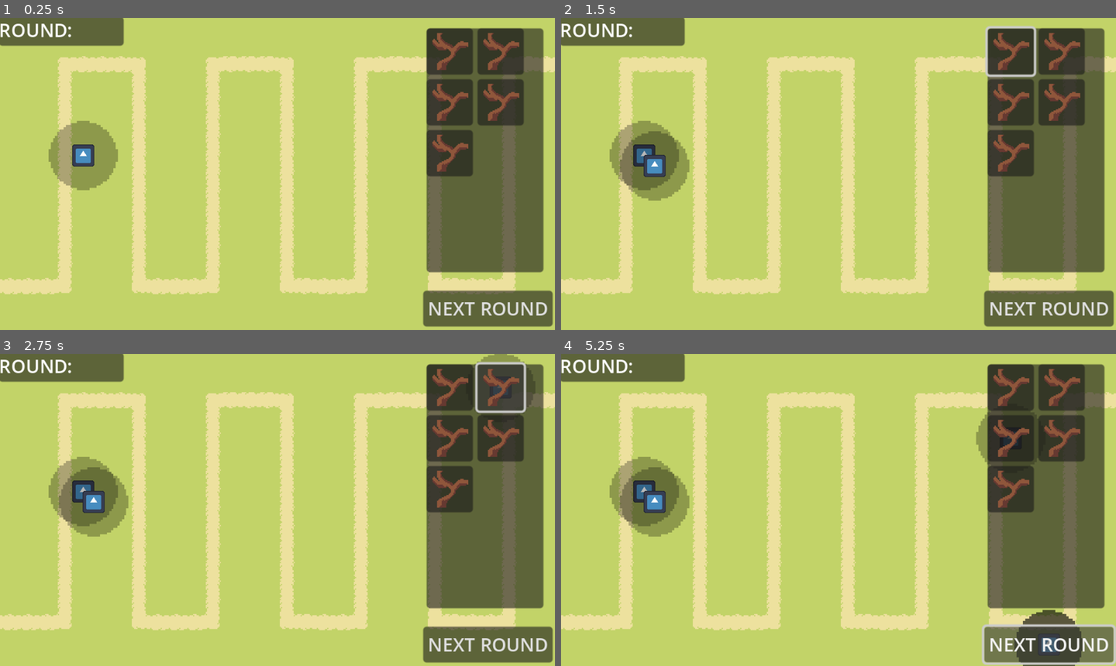
Above: before the commit, frames 1-4 (two rows, left to right).
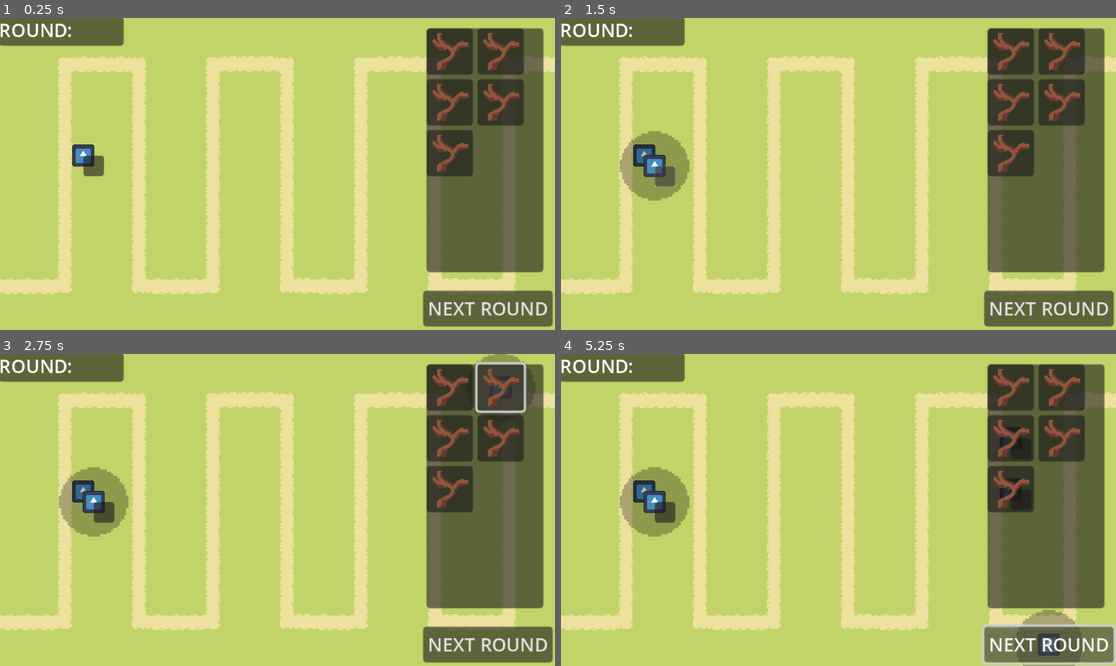
Above: after the commit, the same moments.

Repository: MindVisceral/BoneTD
Game: Godot game, scene res://Levels/Level1/Level1.tscn
The game is run twice, just before and just after one commit, with the same random seed, the same clock (stepped at 60 frames per second) and the same inputs. The engine's default icon, where the game draws it, is replaced by a stand-in: a white triangle on a blue panel in a dark square.
Inputs (mouse positions are in pixels of both pictures, inside the frame that each line leads up to):
- Up to frame 1 (0.25 s): no input
- Up to frame 2 (1.5 s): click (1010, 52) at 0.5 s; click (655, 164) at 1.27 s
- Up to frame 3 (2.75 s): click (499, 388) at 2 s
- Up to frame 4 (5.25 s): click (1010, 438) at 2.75 s; click (1060, 438) at 3.5 s; click (1010, 488) at 4.25 s; click "NEXT ROUND" at 5 s

The runs differ from the first frame. In frame 1, 1.9% of the frame differs, in the area x 8-22%, y 32-56%; in frame 2, 2.0%; in frame 3, 1.7%; in frame 4, 3.3%, in the area x 8-94%, y 18-100%.

Commit message:
Exclusive Tower selection with Globals Autoload

Diff:
--- a/Entities/Enemies/BaseEnemy/BaseSelectButton.gd
+++ b/Entities/Enemies/BaseEnemy/BaseSelectButton.gd
@@ -11,4 +11,7 @@
 ## This button has been pressed, the Player wants to place this button's Tower.
 ## The TowerHandler will handle that.
 func _on_pressed() -> void:
-	tower_handler.prepare_new_tower(tower_reference)
+	## Only allow the Player to pick and place one Tower at a time.
+	## TempTower Node also checks for this.
+	if Globals.player_placing_tower == false:
+		tower_handler.prepare_new_tower(tower_reference)
--- a/Entities/Towers/BaseTower/BaseTower.gd
+++ b/Entities/Towers/BaseTower/BaseTower.gd
@@ -104,6 +104,10 @@
 
 
 func _ready() -> void:
+	## The update_tower_visuals function is called whenever the Globals Autoload
+	## fires the new_tower_selected signal - which is when a new Tower is selected.
+	Globals.new_tower_selected.connect(update_tower_visuals)
+
 	update_tower_visuals()
 
 	## Set ShotDelayTimer's wait_time and start it up
@@ -238,9 +242,43 @@
 	## be range_to_range_visuals_rate. This value depends on the the actual
 	## TowerRangeVisuals Texture's resolution.
 	## If that is changed, so must be range_to_range_visuals_rate.
-	tower_range_visuals.scale = Vector2( \
-		tower_range_collider.shape.radius * range_to_range_visuals_rate,
-		tower_range_collider.shape.radius * range_to_range_visuals_rate)
-
-	## presumably, bullet sprite should be included here too,
-	## among other stuff. WIP
+	if tower_range_collider.shape: ## This is here to avoid constant errors in Editor
+		tower_range_visuals.scale = Vector2( \
+			tower_range_collider.shape.radius * range_to_range_visuals_rate,
+			tower_range_collider.shape.radius * range_to_range_visuals_rate)
+
+
+	## Everything that follows only matters when not in Editor
+	if !Engine.is_editor_hint():
+
+		## Toggle TowerRangeVisuals visibility;
+		## If a Tower is selected...
+		if Globals.player_selected_tower == true:
+			## And the selected Tower is this Tower...
+			if Globals.selected_tower_ref == self:
+				## Make this Tower's TowerRangeVisuals visible
+				tower_range_visuals.visible = true
+			## Otherwise, make TowerRangeVisuals invisible
+			else:
+				tower_range_visuals.visible = false
+
+
+
+		## presumably, bullet sprite should be included here too,
+		## among other stuff. WIP
+
+
+
+func _on_tower_selection_pressed() -> void:
+	print("PRESSED")
+
+	## We only care about the Player selecting this Tower if they're not currently placing a Tower
+	if Globals.player_placing_tower == false:
+		## Make it known that a Tower is currently selected and that it is this Tower
+		Globals.player_selected_tower = true
+		Globals.selected_tower_ref = self
+
+	## Other Tower must be know that they are not selected!
+	Globals.new_tower_selected.emit()
+
+	update_tower_visuals()
--- a/Entities/Towers/BaseTower/BaseTower.tscn
+++ b/Entities/Towers/BaseTower/BaseTower.tscn
@@ -18,6 +18,7 @@
 Tower = NodePath("..")
 
 [node name="TowerRangeVisuals" type="Sprite2D" parent="."]
+visible = false
 modulate = Color(1, 1, 1, 0.27451)
 texture = ExtResource("3_33okv")
 
@@ -34,4 +35,24 @@
 [node name="ShotDelayTimer" type="Timer" parent="."]
 one_shot = true
 
+[node name="TowerSelection" type="Button" parent="."]
+clip_contents = true
+offset_left = -9.0
+offset_top = -9.0
+offset_right = 9.0
+offset_bottom = 9.0
+grow_horizontal = 2
+grow_vertical = 2
+size_flags_horizontal = 4
+size_flags_vertical = 4
+auto_translate = false
+localize_numeral_system = false
+mouse_default_cursor_shape = 2
+action_mode = 0
+shortcut_feedback = false
+shortcut_in_tooltip = false
+clip_text = true
+
+[connection signal="pressed" from="TowerSelection" to="." method="_on_tower_selection_pressed"]
+
 [editable path="TowerRange"]
--- a/Entities/Towers/StickGuy/StickGuy.tscn
+++ b/Entities/Towers/StickGuy/StickGuy.tscn
@@ -13,21 +13,33 @@
 tower_sprite = NodePath("RotationPivot/Sprite")
 tower_collider = NodePath("Collider")
 bullet_scene = ExtResource("2_ddlig")
-shot_delay = 0.5
-bullet_speed = 3
-bullet_damage = 0
-bullet_piercing_amount = 4
+shot_delay = 0.7
+bullet_speed = 0
+bullet_piercing_amount = 9999
 
 [node name="Collider" parent="TowerRange" index="0"]
 shape = SubResource("CircleShape2D_2ixhf")
 
 [node name="TowerRangeVisuals" parent="." index="1"]
+visible = false
 scale = Vector2(1.875, 1.875)
+
+[node name="BulletSpawnPoint" parent="RotationPivot" index="1"]
+position = Vector2(25, 0)
 
 [node name="Collider" parent="." index="3"]
 shape = SubResource("CircleShape2D_bok23")
 
 [node name="ShotDelayTimer" parent="." index="4"]
-wait_time = 0.5
+wait_time = 0.7
+
+[node name="TowerSelection" parent="." index="5"]
+anchors_preset = 0
+offset_left = 0.0
+offset_top = 0.0
+offset_right = 18.0
+offset_bottom = 18.0
+grow_horizontal = 1
+grow_vertical = 1
 
 [editable path="TowerRange"]
--- a/Entities/Towers/TempTower.gd
+++ b/Entities/Towers/TempTower.gd
@@ -42,6 +42,9 @@
 var new_tower: BaseTower
 
 func _ready() -> void:
+	## Register that the Player is currently holding and trying to place a Tower
+	Globals.player_placing_tower = true
+
 	call_deferred("setup")
 
 ## Make this Node follow the mouse until it's queue_free()-d
@@ -60,10 +63,12 @@
 			new_tower.global_position = self.global_position
 			towers_node_reference.add_child(new_tower)
 
+			Globals.player_placing_tower = false
 			self.queue_free()
 
 	## Cancel placing the Tower.
 	elif Input.is_action_just_pressed("RMB"):
+		Globals.player_placing_tower = false
 		self.queue_free()
 
 
--- /dev/null
+++ b/Globals.gd
@@ -0,0 +1,29 @@
+extends Node
+#####
+## THIS IS THE GLOBALS SCRIPT!
+## It's an Autoload, loaded the moment the game is launched, in every single scene,
+## accesible by every Node in the Tree.
+#####
+
+#####
+## Tower placing stuff
+#####
+
+## Is the Player holding and currently trying to place down a Tower?
+## This action should prevent some Inputs from registering, like selecting a placed Tower.
+var player_placing_tower: bool = false
+
+
+
+#####
+## Tower selection stuff
+#####
+
+signal new_tower_selected
+
+## Does the Player have a Tower selected right now?
+## This allows for a Tower's upgrade menu to show up. Only one Tower may be selected at a time.
+var player_selected_tower: bool = false
+#
+## Which Tower specifically is selected at the moment?
+var selected_tower_ref: BaseTower = null
--- a/Levels/Level1/Level1.tscn
+++ b/Levels/Level1/Level1.tscn
@@ -464,6 +464,7 @@
 grow_vertical = 2
 size_flags_horizontal = 4
 size_flags_vertical = 4
+mouse_filter = 2
 
 [node name="Panel" type="Panel" parent="TemporaryGUI"]
 layout_mode = 1
@@ -478,6 +479,7 @@
 offset_bottom = -111.0
 grow_horizontal = 2
 grow_vertical = 2
+mouse_filter = 2
 
 [node name="Label" type="Label" parent="TemporaryGUI/Panel"]
 layout_mode = 1
@@ -497,6 +499,7 @@
 offset_bottom = 85.0
 grow_horizontal = 0
 grow_vertical = 2
+mouse_filter = 2
 
 [node name="VFlowContainer" type="HFlowContainer" parent="TemporaryGUI/Panel2"]
 layout_mode = 1
@@ -505,6 +508,7 @@
 anchor_bottom = 1.0
 grow_horizontal = 2
 grow_vertical = 2
+mouse_filter = 2
 
 [node name="BaseSelectButton" parent="TemporaryGUI/Panel2/VFlowContainer" node_paths=PackedStringArray("tower_handler") instance=ExtResource("6_4qvdn")]
 layout_mode = 2
--- a/project.godot
+++ b/project.godot
@@ -14,6 +14,10 @@
 run/main_scene="res://Levels/Level1/Level1.tscn"
 config/features=PackedStringArray("4.2", "Forward Plus")
 config/icon="res://icon.svg"
+
+[autoload]
+
+Globals="*res://Globals.gd"
 
 [display]
 
